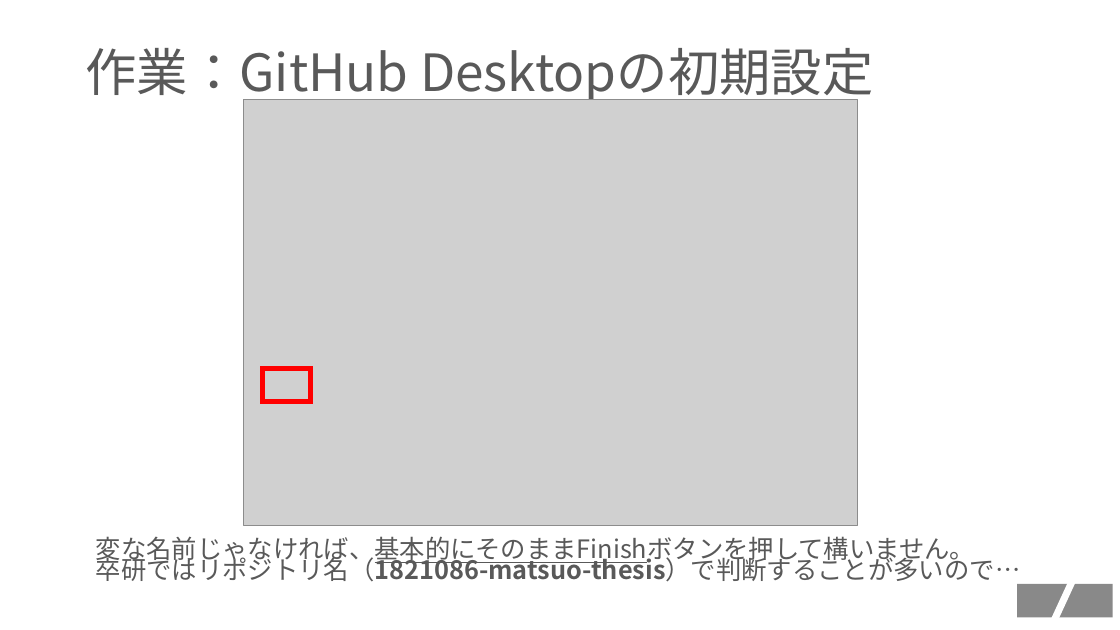
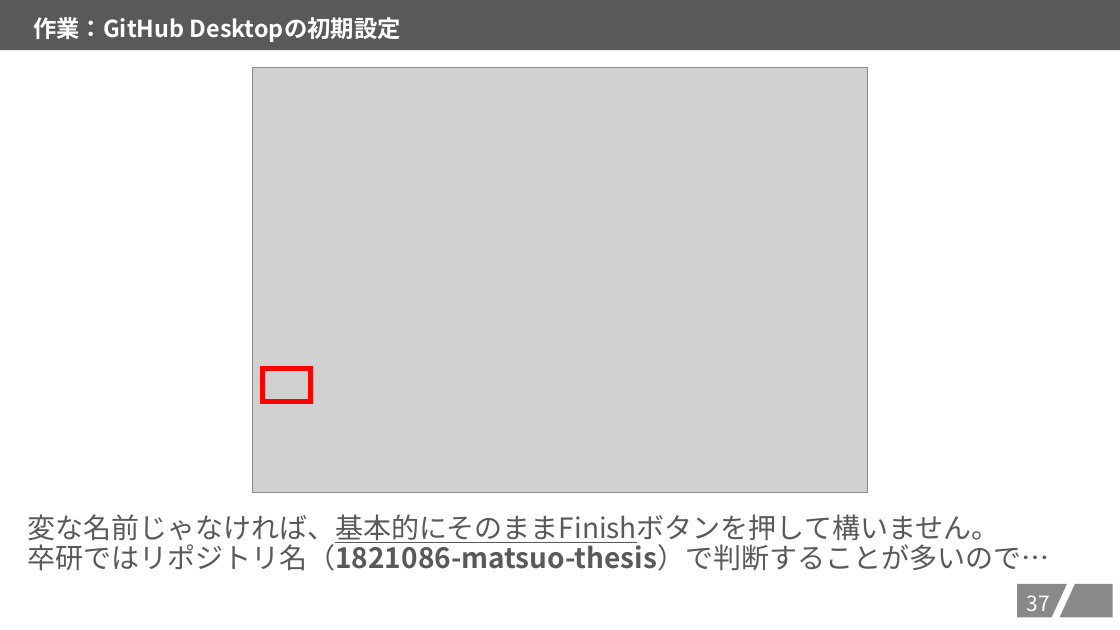
Before and after one commit to kait-takanolab/1821086_matsuo_thesis, a slide deck: slide 38 of GITHUBスタートアップ/GITHUBセットアップの会.pptx. Drawn at 1120x630 pixels with LibreOffice and Linux fonts; fonts in the diff are those of the drawing; grey boxes stand for pictures. Boxes give left, top, right and bottom in pixels: in the first picture for what was removed or moved away, otherwise in the second. Text is boxed around its words. In the diff, an @@ line names an element or a change of style, - is before the commit and + after.

```diff
--- a/GITHUBスタートアップ/GITHUBセットアップの会.pptx
+++ b/GITHUBスタートアップ/GITHUBセットアップの会.pptx
@@ rectangle "作業：GitHub Desktopの初期設定": place and size @@
-rectangle "作業：GitHub Desktopの初期設定" at [85, 48, 873, 104]
+rectangle "作業：GitHub Desktopの初期設定" at [0, 0, 1120, 50]
@@ rectangle "作業：GitHub Desktopの初期設定" at [0, 0, 1120, 50]: size 44 to 20 pt, text colour #595959 to #FFFFFF, bold on; line spacing 0.9 to 1; fill none to #595959 @@
@@ picture: place and size @@
-picture at [244, 100, 858, 525]
+picture at [253, 67, 867, 492]
@@ text "変な名前じゃなければ、基本的にそのままFinishボタンを押して構いません。 卒研ではリポジトリ名（1821086-ma ...": place and size @@
-text "変な名前じゃなければ、基本的にそのままFinishボタンを押して構いません。 卒研ではリポジトリ名（1821086-ma ..." at [96, 536, 1021, 586]
+text "変な名前じゃなければ、基本的にそのままFinishボタンを押して構いません。 卒研ではリポジトリ名（1821086-ma ..." at [27, 514, 1049, 571]
@@ text "変な名前じゃなければ、基本的にそのままFinishボタンを押して構いません。 卒研ではリポジトリ名（1821086-ma ..." at [27, 514, 1049, 571]: size 21.7 to 24 pt; line spacing 0.7 to 0.9 @@
@@ page number added at [1027, 595, 1050, 611], 18 pt, text #FFFFFF @@
+37
```
Also in this commit, not shown: 49 other slides changed.
